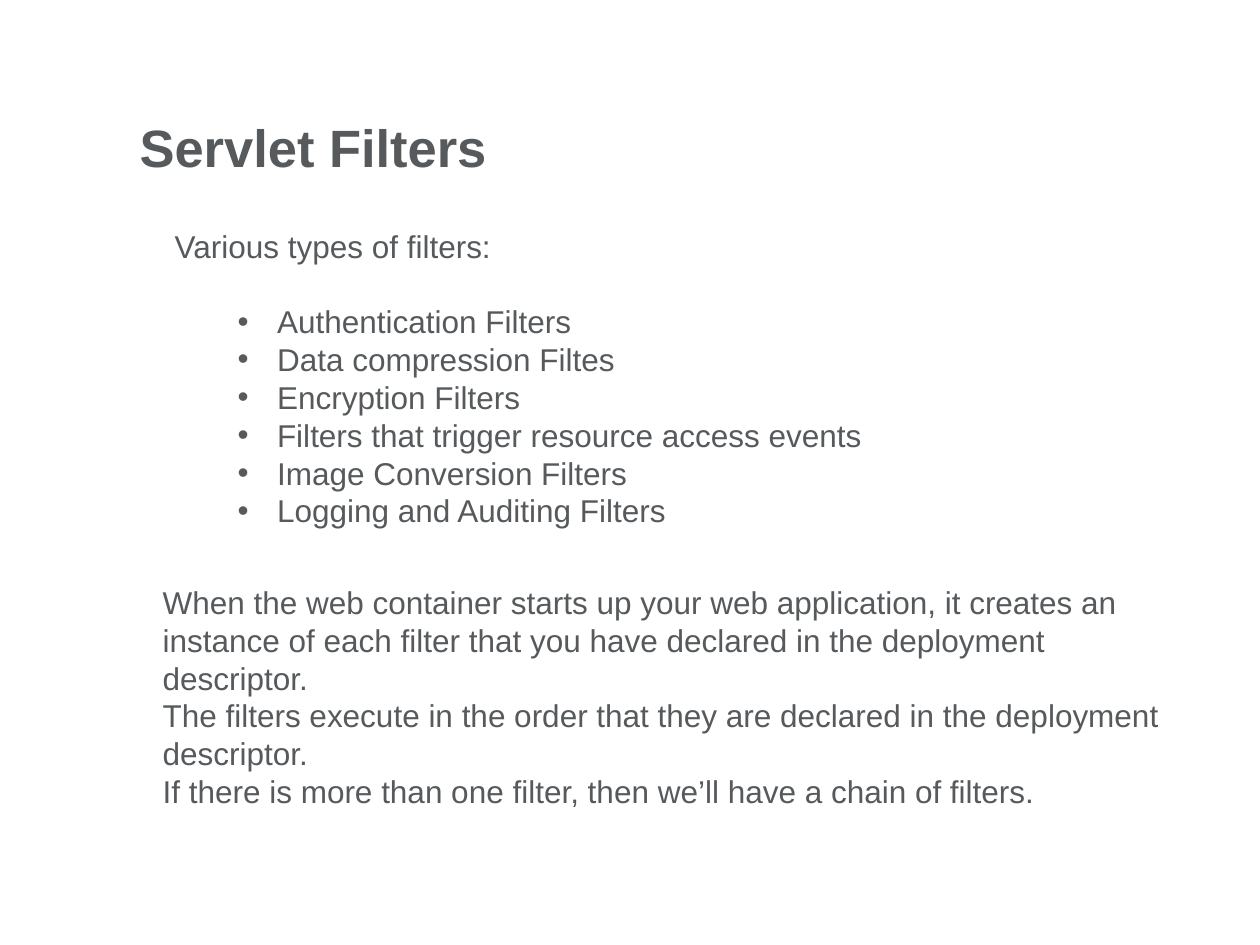
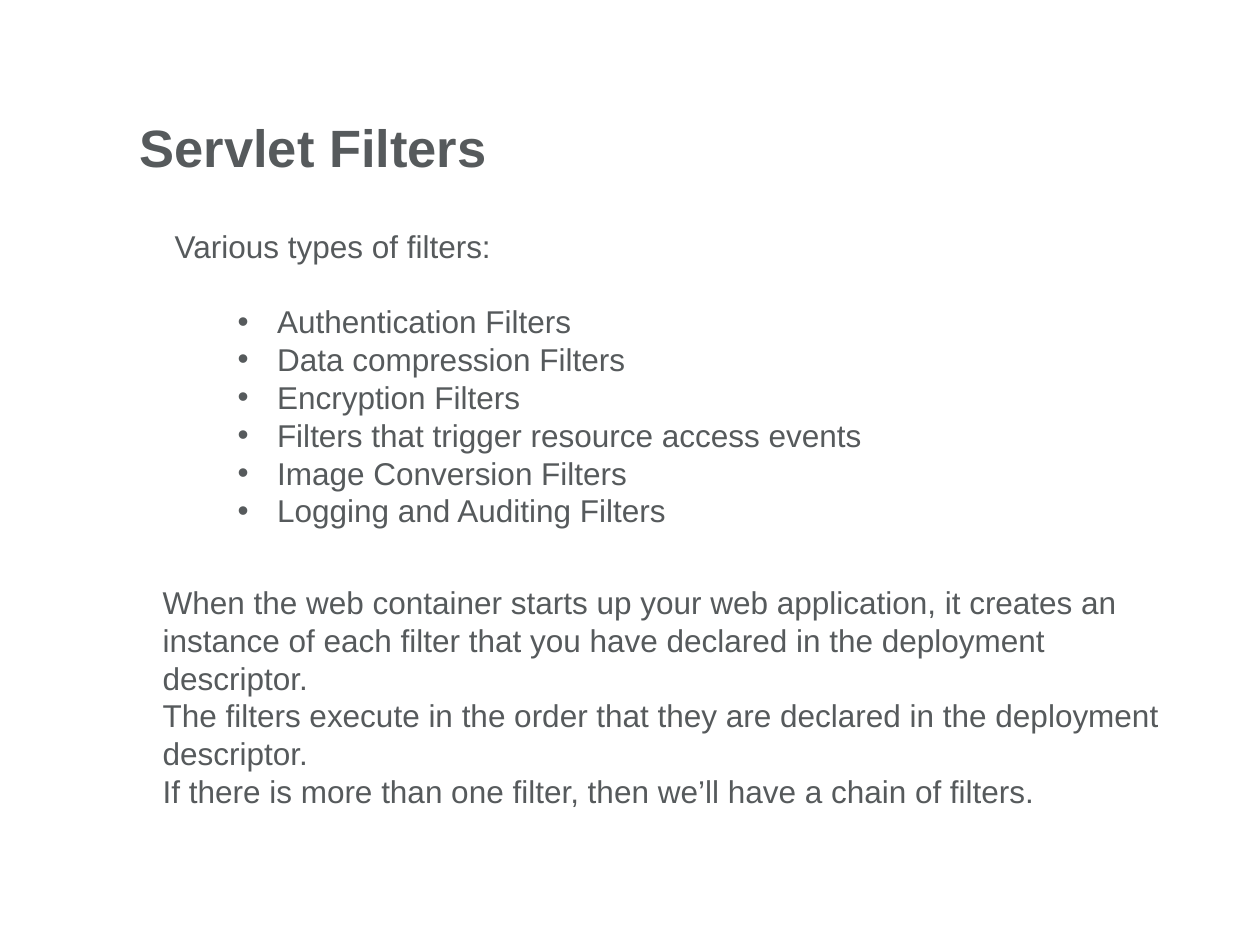
Before and after one commit to ocpodariu/JavaDocs, a slide deck: slide 20 of Servlets/Web Presentation-Part2.pptx. Drawn at 1260x945 pixels with LibreOffice and Linux fonts; fonts in the diff are those of the drawing; background and template pictures are left out. Boxes give left, top, right and bottom in pixels: in the first picture for what was removed or moved away, otherwise in the second. Text is boxed around its words. In the diff, an @@ line names an element or a change of style, - is before the commit and + after.

Commit message:
update workshop document for filters.

```diff
--- a/Servlets/Web Presentation-Part2.pptx
+++ b/Servlets/Web Presentation-Part2.pptx
@@ text at [277,348,625,377]: text changed @@
-    • Data compression Filtes
+    • Data compression Filters
```
Also in this commit, not shown: 1 other file.
